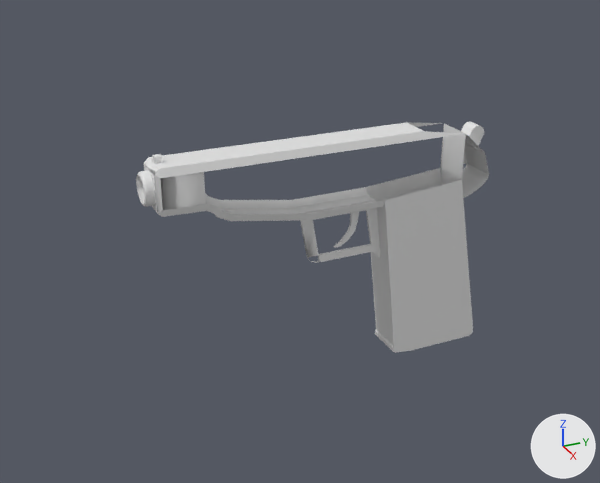
What one commit did to the FBX model Zombie Containment Game (Name in works)/Assets/Models/Pistol.fbx.
Rendered twice from a camera (50 mm lens) standing at (11.69, -5.88, 5.85) and looking at (-0.19, -0.53, -0.09). The lights are fixed; the arrows at lower right show +X, +Y and +Z. Where no turn or scale is listed for an object, it has been applied to the vertices. Vertices at the same position are counted once.
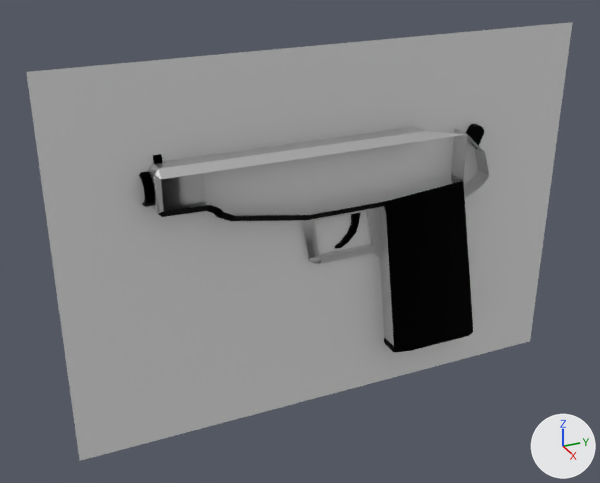
Boxes (x1, y1, x2, y2) around the edits, measured in the pictures (600 x 483 px):
'automatic-pistol-side-view-isolated-white-background-stock-phot', added
    after: (26, 22, 573, 461)
part 1 of me_cube, recoloured
    both: (149, 163, 206, 213)
part 2 of me_cube, recoloured
    both: (464, 139, 489, 197)
part 3 of me_cube, recoloured (white to grey)
    both: (155, 127, 423, 169)
part 4 of me_cube, recoloured (white to black)
    both: (139, 154, 162, 207)
part 5 of me_cube, recoloured
    both: (384, 338, 394, 351)
part 6 of me_cube, recoloured (grey to black)
    both: (466, 124, 484, 149)

Edits to the bpy script that builds the scene:
```text
Add mat_material_001:
    mat_material_001 = principled_material('Material.001')
    mat_material_001.base_color = (0.0, 0.0, 0.0)  # black #000000
    mat_material_001.metallic = 1.0
    mat_material_001.roughness = 0.635
Add mat_nail:
    mat_nail = principled_material('Nail')
    mat_nail.base_color = (0.736, 0.736, 0.736)  # light grey #dfdfdf
    mat_nail.metallic = 1.0
    mat_nail.roughness = 0.379
Add mat_automatic_pistol_side_view_isolated_white_background_stock_phot:
    mat_automatic_pistol_side_view_isolated_white_background_stock_phot = principled_material('automatic-pistol-side-view-isolated-white-background-stock-phot')
    mat_automatic_pistol_side_view_isolated_white_background_stock_phot.base_color = (0.8, 0.8, 0.8)  # white #e7e7e7
Change me_cube:
    used by ob_cube; location = (0.0, 0.0, 0.0)
    remove me_cube.from_pydata(...)  # 394 vertices, 289 faces; spans x -0.34..0.34, y -3.25..2.92, z -2.5..1.87
    add me_cube.from_pydata(...)  # 394 vertices, 289 faces; spans x -0.39..0.39, y -3.25..2.92, z -2.5..1.87
    me_cube part 1: 18 of the faces centred in x -0.32..0.32, y -3.1..-2.04, z 0.77..1.69 switch from mat_material (white #e7e7e7) to mat_nail (light grey #dfdfdf)
    me_cube part 2: 13 of the faces centred in x -0.34..0.0, y 2.34..2.91, z 0.44..1.42 switch from mat_material (white #e7e7e7) to mat_nail (light grey #dfdfdf)
    me_cube part 3: 3 of the faces centred in x -0.31..0.31, y -0.74..-0.54, z 1.68..1.75 switch from mat_material (white #e7e7e7) to mat_nail (light grey #dfdfdf)
    me_cube part 4: 154 of the faces centred in x -0.31..0.31, y -3.24..-1.26, z 0.68..1.87 switch from mat_material (white #e7e7e7) to mat_material_001 (black #000000)
    me_cube part 5: 16 of the faces centred in x -0.34..0.34, y 1.12..2.9, z -2.5..-0.79 switch from mat_material (white #e7e7e7) to mat_material_001 (black #000000)
    me_cube part 6: 15 of the faces centred in x -0.14..0.14, y 2.59..2.88, z 1.33..1.66 switch from mat_material (white #e7e7e7) to mat_material_001 (black #000000)
Add me_automatic_pistol_side_view_isolated_white_background_stock_phot:
    me_automatic_pistol_side_view_isolated_white_background_stock_phot.from_pydata([(0.0, -4.66, -3.27), (0.0, 4.66, -3.27), (0.0, -4.66, 3.27), (0.0, 4.66, 3.27)], [], [(0, 1, 3, 2)])
    me_automatic_pistol_side_view_isolated_white_background_stock_phot.materials.append(mat_automatic_pistol_side_view_isolated_white_background_stock_phot)  # white #e7e7e7
Add ob_automatic_pistol_side_view_isolated_white_background_stock_phot:
    ob_automatic_pistol_side_view_isolated_white_background_stock_phot = bpy.data.objects.new('automatic-pistol-side-view-isolated-white-background-stock-phot', me_automatic_pistol_side_view_isolated_white_background_stock_phot)
    ob_automatic_pistol_side_view_isolated_white_background_stock_phot.location = (0.0, 0.0, 0.0)
```
